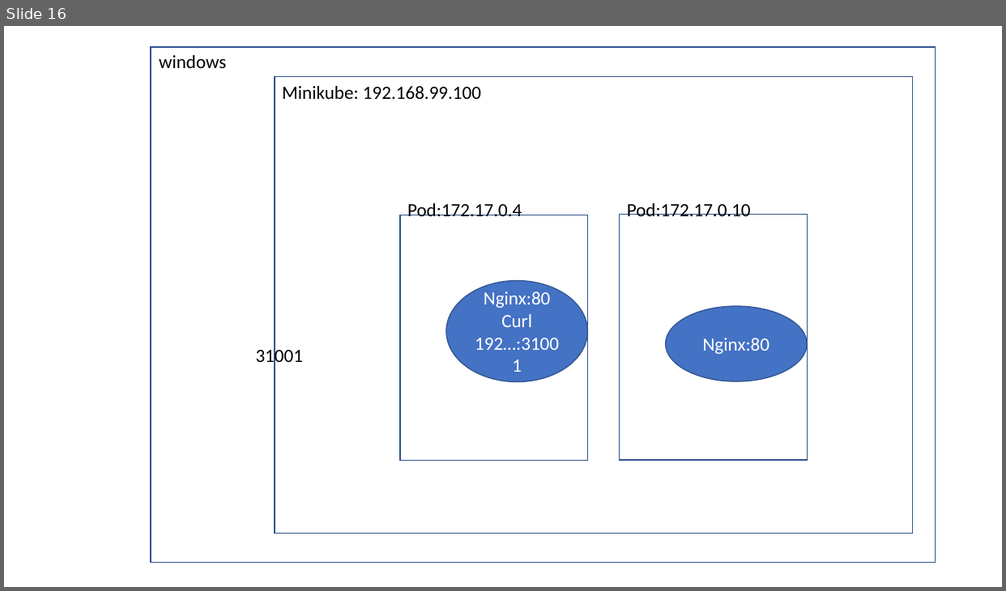
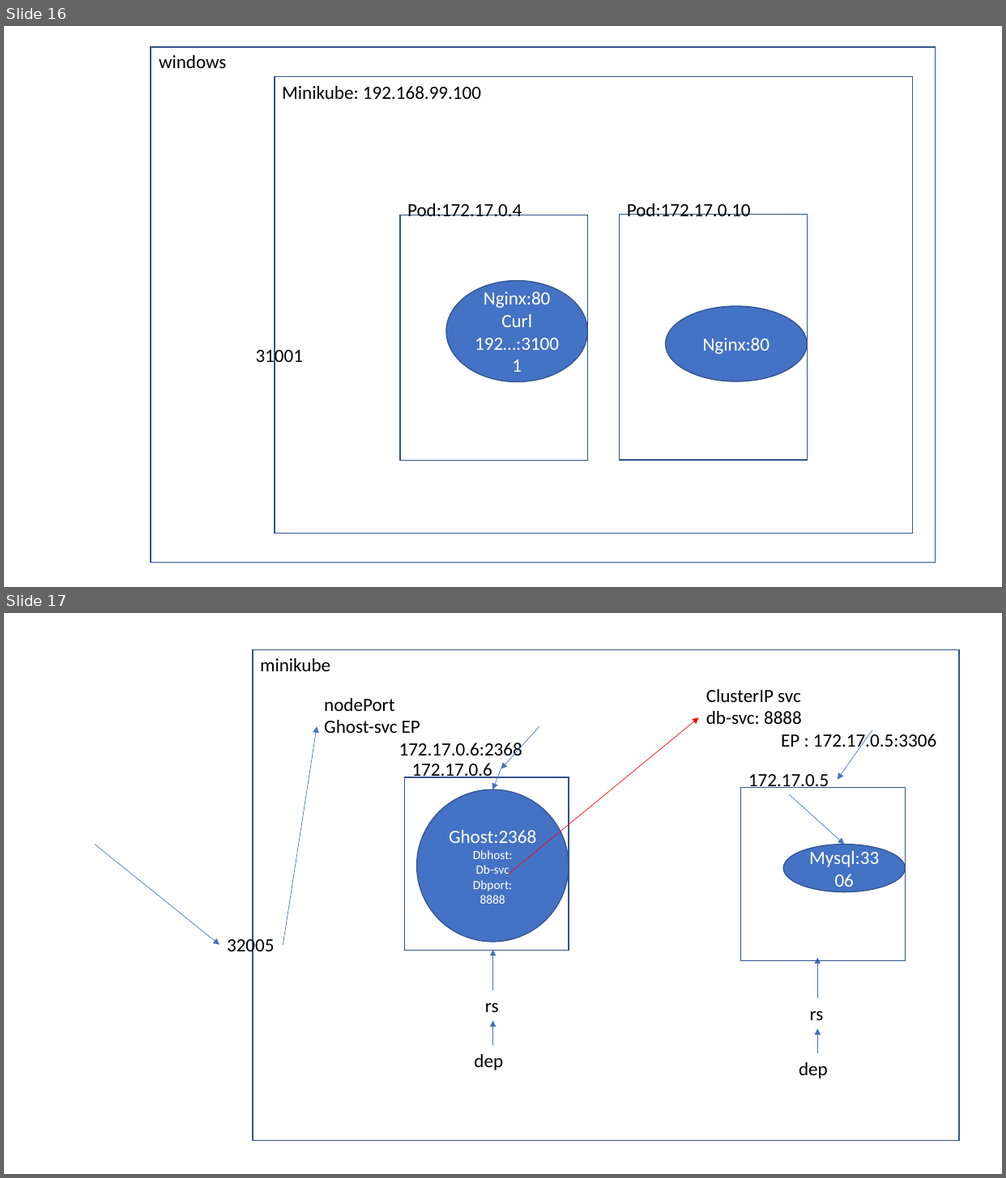
Before and after one commit to AdityaSP/ora-sep16-dock-kube, a slide deck: rough-diag.pptx. Shown one above the other, each under a label of ours: slide 16 before the commit, slides 16 and 17 after it. The pictures are 1006x591 and 1006x1178 pixels, drawn with LibreOffice and Linux fonts; fonts in the diff are those of the drawing. Boxes give left, top, right and bottom in pixels: in the first picture for what was removed or moved away, otherwise in the second. Text is boxed around its words. In the diff, an @@ line names an element or a change of style, - is before the commit and + after.

```diff
--- a/rough-diag.pptx
+++ b/rough-diag.pptx
@@ slide 17 added at bbox=[4, 613, 1002, 1174], background #FFFFFF @@
@@ rectangle added at bbox=[253, 649, 959, 1141], outline #325491 1 pt @@
@@ text added at bbox=[260, 658, 330, 671], 18 pt, text #000000 @@
+minikube
@@ text added at bbox=[324, 698, 492, 778], 18 pt, text #000000 @@
+nodePort
+Ghost-svc EP
+172.17.0.6:2368
@@ text added at bbox=[706, 689, 936, 752], 18 pt, text #000000 @@
+ClusterIP svc
+db-svc: 8888
+EP : 172.17.0.5:3306
@@ arrow added from (283, 944) to (317, 726), #4472C4 0.5 pt @@
@@ arrow added from (539, 726) to (501, 769), #4472C4 0.5 pt @@
@@ arrow added from (508, 875) to (699, 717), #FF0000 0.5 pt @@
@@ arrow added from (872, 730) to (837, 779), #4472C4 0.5 pt @@
@@ text added at bbox=[399, 743, 522, 761], 18 pt, text #000000 @@
+172.17.0.6
@@ rectangle added at bbox=[404, 777, 569, 951], outline #325491 1 pt @@
@@ arrow added from (501, 769) to (493, 790), #4472C4 0.5 pt @@
@@ text added at bbox=[748, 774, 829, 788], 18 pt, text #000000 @@
+172.17.0.5
@@ ellipse added at bbox=[417, 790, 569, 942], fill #4472C4, outline #325491 1 pt, 12 pt, text #FFFFFF @@
+Ghost:2368
+Dbhost:
+Db-svc
+Dbport:
+8888
@@ rectangle added at bbox=[741, 788, 906, 961], outline #325491 1 pt @@
@@ arrow added from (790, 795) to (845, 845), #4472C4 0.5 pt @@
@@ arrow added from (95, 845) to (219, 944), #4472C4 0.5 pt @@
@@ ellipse added at bbox=[783, 845, 906, 892], fill #4472C4, outline #325491 1 pt, 18 pt, text #FFFFFF @@
+Mysql:3306
@@ text added at bbox=[227, 936, 274, 957], 18 pt, text #000000 @@
+32005
@@ arrow added from (493, 991) to (493, 950), #4472C4 0.5 pt @@
@@ arrow added from (818, 999) to (818, 958), #4472C4 0.5 pt @@
@@ text added at bbox=[485, 1003, 499, 1012], 18 pt, text #000000 @@
+rs
@@ arrow added from (493, 1046) to (493, 1021), #4472C4 0.5 pt @@
@@ text added at bbox=[810, 1011, 824, 1020], 18 pt, text #000000 @@
+rs
@@ arrow added from (818, 1054) to (818, 1029), #4472C4 0.5 pt @@
@@ text added at bbox=[474, 1054, 503, 1071], 18 pt, text #000000 @@
+dep
@@ text added at bbox=[799, 1063, 828, 1079], 18 pt, text #000000 @@
+dep
```
Also in this commit, not shown: 1 slide changed, 6 other slides added, 2 other files.
